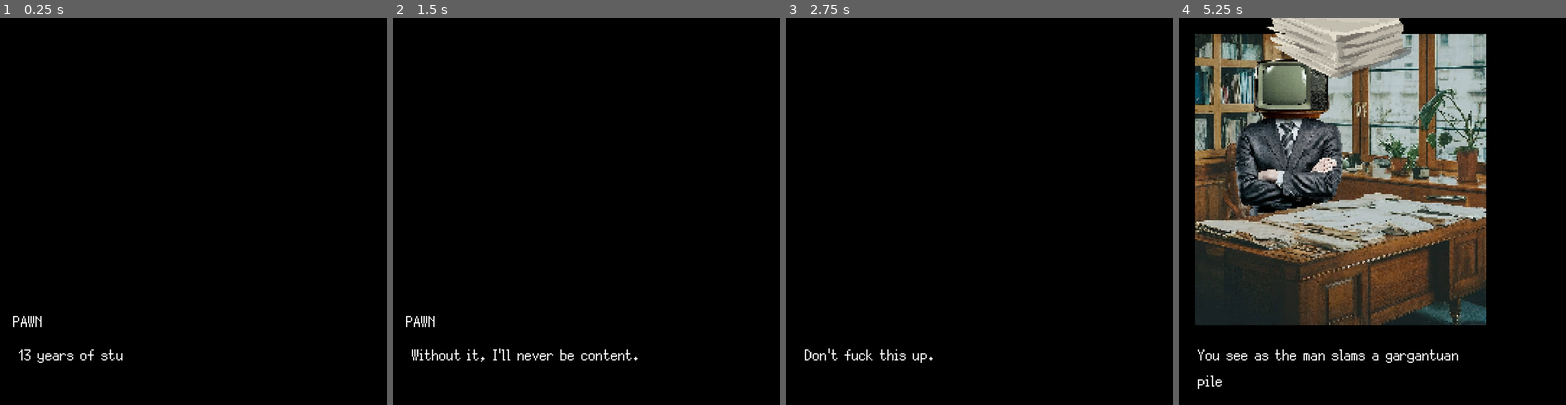
Above: before the commit, frames 1-4 (left to right).
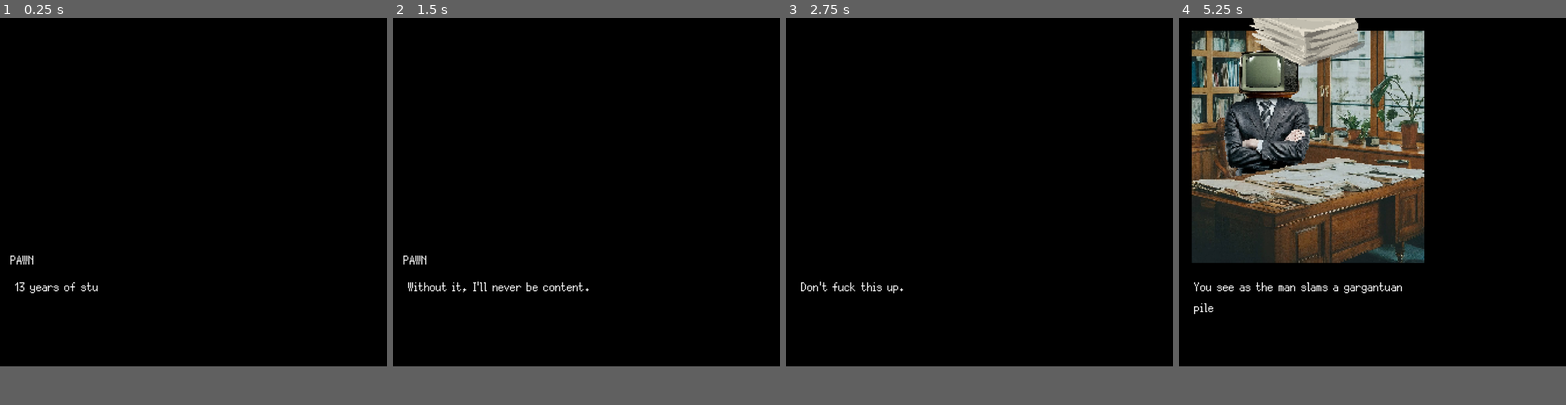
Above: after the commit, the same moments.

Repository: Cuber01/GoldenDuck
Game: Godot game, scene res://main.tscn
The game is run twice, just before and just after one commit, with the same random seed, the same clock (stepped at 60 frames per second) and the same inputs.
Inputs:
- Up to frame 1 (0.25 s): no input
- Up to frame 2 (1.5 s): tap Enter (ui_accept) at 0.5, 0.77 s
- Up to frame 3 (2.75 s): tap Enter (ui_accept) at 1.52 s
- Up to frame 4 (5.25 s): tap Enter (ui_accept) at 2.75, 3.02, 3.77, 4.52 s
In our replay, the window is 800x800 before the commit and 800x720 after it. These sizes can differ from the game's own. Grey fills any space a smaller window leaves; there, only what the larger window draws over its background counts as a difference.

The runs differ from the first frame. In frame 1, 0.6% of the frame differs, in the area x 2-32%, y 61-90%; in frame 2, 1.1%; in frame 3, 0.5%; in frame 4, 53%, in the area x 3-80%, y 0-96%.

Commit message:
chapters 1 and 2 done

Diff:
--- a/dialogue_handling/functions.gd
+++ b/dialogue_handling/functions.gd
@@ -5,7 +5,12 @@
 @onready var TransitionCurtain: ColorRect = $TransitionCurtain
 @onready var audio: AudioStreamPlayer = $AudioPlayer
 
+@onready var XPLabel = $XPLabel
+@onready var NuclearLabel = $NuclearLabel
+@onready var TimeLabel = $TimeLabel
+
 var item_handle = null
+var xp := 500
 
 const ITEM_SCENE = preload("res://scenery/item.tscn")
 const DOCUMENTATION_TEXTURE = preload("res://assets/documentation.png")
@@ -88,3 +93,10 @@
 func stop_playing_sound():
 	var tween = create_tween()
 	tween.tween_property(audio, "volume_db", -80, 4)
+
+func show_xp():
+	XPLabel.visible = true
+
+func gain_xp(args):
+	xp += int(args[0])
+	XPLabel.text = "LV 22 " + str(xp) + "/1000 XP"
--- a/main.tscn
+++ b/main.tscn
@@ -11,6 +11,42 @@
 
 [node name="SceneryManager" parent="." instance=ExtResource("3_wwq8o")]
 position = Vector2(10, 10)
+
+[node name="TimeLabel" type="RichTextLabel" parent="SceneryManager"]
+visible = false
+offset_left = 213.0
+offset_top = 18.0
+offset_right = 409.0
+offset_bottom = 58.0
+theme_override_fonts/normal_font = ExtResource("4_jpoeh")
+theme_override_font_sizes/normal_font_size = 16
+text = "Time left: "
+fit_content = true
+scroll_active = false
+
+[node name="XPLabel" type="RichTextLabel" parent="SceneryManager"]
+visible = false
+offset_left = 213.0
+offset_right = 409.0
+offset_bottom = 40.0
+theme_override_fonts/normal_font = ExtResource("4_jpoeh")
+theme_override_font_sizes/normal_font_size = 16
+text = "LV 22 500/1000 XP"
+fit_content = true
+scroll_active = false
+
+[node name="NuclearLabel" type="RichTextLabel" parent="SceneryManager"]
+visible = false
+offset_left = 213.0
+offset_top = 57.0
+offset_right = 409.0
+offset_bottom = 97.0
+theme_override_fonts/normal_font = ExtResource("4_jpoeh")
+theme_override_font_sizes/normal_font_size = 16
+text = "Chance of Nuclear
+Holocaust: "
+fit_content = true
+scroll_active = false
 
 [node name="Item" parent="SceneryManager" instance=ExtResource("3_5ttt4")]
 position = Vector2(100, 100)
--- a/project.godot
+++ b/project.godot
@@ -20,8 +20,8 @@
 
 [display]
 
-window/size/viewport_width=800
-window/size/viewport_height=800
+window/size/viewport_width=1000
+window/size/viewport_height=900
 window/stretch/scale=3.0
 window/stretch/scale_mode="integer"
 
Not shown, changed: dialogues/talking_head_1.txt
